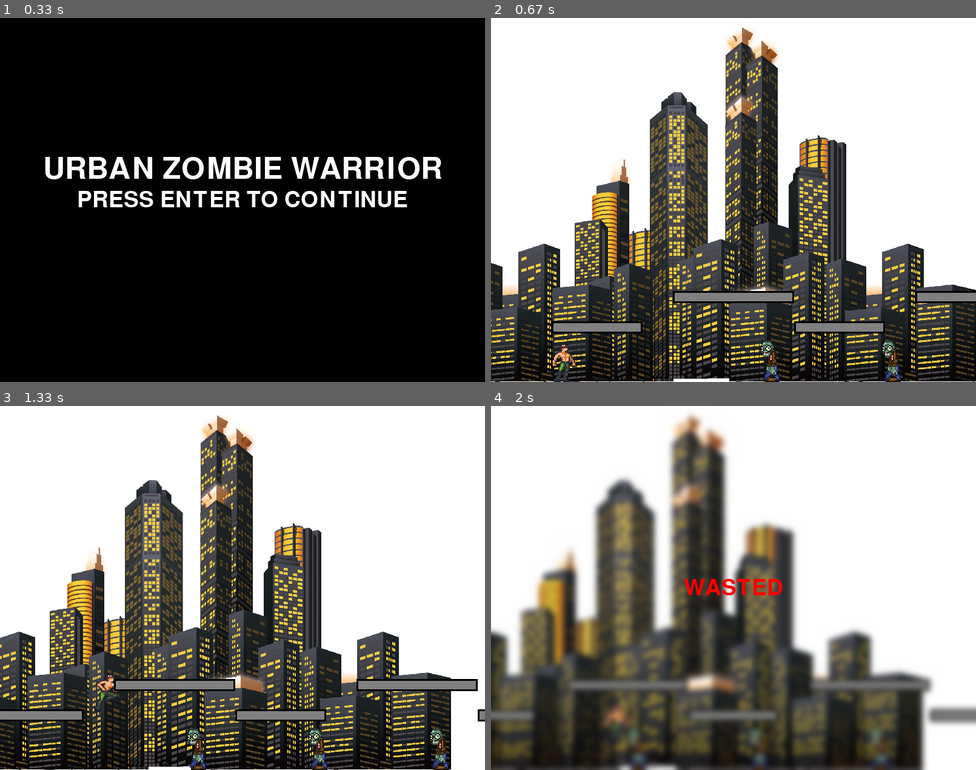
Above: before the commit, frames 1-4 (two rows, left to right).
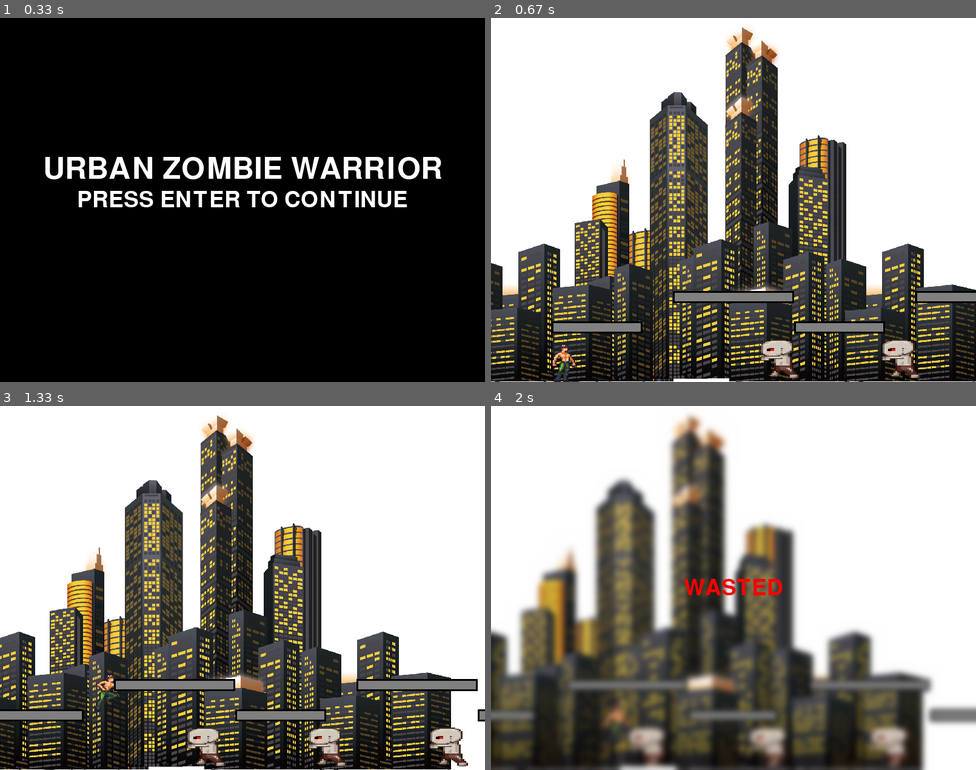
Above: after the commit, the same moments.

Repository: teddyvere/SuperPy.Game
Game: pygame game, started from Game/main.py
Same seed, same stepped clock (60 frames per second), same inputs: the game is played once before the commit and once after it.
Inputs:
- Up to frame 1 (0.33 s): no input
- Up to frame 2 (0.67 s): tap Enter at 0.33 s
- Up to frame 3 (1.33 s): hold D 0.67-1.13 s; hold W from 1.17 s (still down)
- Up to frame 4 (2 s): release W at 1.47 s; hold D 1.5-1.97 s

Frame 1 is identical in both runs. In frame 2, 1.2% of the frame differs, in the area x 55-89%, y 88-100%; in frame 3, 1.9%; in frame 4, 2.3%, in the area x 28-87%, y 87-100%.

Commit message:
zombies animated, jamp animation added

Diff:
--- a/Game/main.py
+++ b/Game/main.py
@@ -39,7 +39,6 @@
         self.image = self.images[self.index]
         self.rect = self.image.get_rect()
         self.rect.topleft = (x, y)
-
         # Player movement properties
         self.velocity = pygame.math.Vector2(0, 0)
         self.speed = 2
@@ -49,7 +48,6 @@
         self.fall_gravity = 0.25
         self.on_ground = True
         self.jump_pressed = False  # Flag to avoid holding jump
-
         # Animation properties
         self.animation_timer = 0  # Timer for frame updating
         self.animation_speed = 150  # Milliseconds for each frame
@@ -106,7 +104,6 @@
                 self.index = 0
                 self.image = self.images[self.index]
 
-
             # Flip the image based on the direction of movement
             if self.velocity.x < 0:  # Moving left
                 self.image = pygame.transform.flip(self.images[self.index], True, False)  # Flip horizontally
@@ -116,14 +113,19 @@
 class Zombie(pygame.sprite.Sprite):
     def __init__(self, x, y):
         super().__init__()
-        self.original_image = pygame.transform.scale(zombie1_image, (32, 70))  # Store the original (non-flipped) image
-        self.image = self.original_image  # Initially set the current image to the original
+        self.images = [pygame.transform.scale(pygame.image.load(f'animation/zombie/zombie_walk{i}.png'),(64,64)) for i in range(2)]
+        self.index = 0
+        self.image = self.images[self.index]
         self.rect = self.image.get_rect()
         self.rect.topleft = (x, y)
         self.velocity = 2.5  # Speed of the zombie
         self.move_direction = 1
         self.boundary_left = x - 250  # Left boundary
         self.boundary_right = x + 50  # Right boundary
+        # Animation properties
+        self.animation_timer = 0  # Timer for frame updating
+        self.animation_speed = 150  # Milliseconds for each frame
+        self.last_update = pygame.time.get_ticks()  # Last update time
 
     def update(self):
         # Move back and forth
@@ -139,9 +141,29 @@
 
         # Flip the image based on the direction of movement
         if self.move_direction >= 0:  # Moving left
-            self.image = pygame.transform.flip(self.original_image, True, False)  # Flip horizontally
+            self.image = pygame.transform.flip(self.image, True, False)  # Flip horizontally
         else:  # Moving right
-            self.image = self.original_image  # Use the original image
+            self.image = self.image  # Use the original image
+
+        self.animate()
+
+    def animate(self):
+        current_time = pygame.time.get_ticks()
+        # Check if it's time to update the frame
+        if current_time - self.last_update > self.animation_speed:
+            self.last_update = current_time
+
+        # Update the frame index regardless of velocity to constantly animate zombie walk
+            self.index = (self.index + 1) % len(self.images)
+            self.image = self.images[self.index]
+
+        # Flip the image based on the direction of movement
+        if self.move_direction == -1:  # Moving left
+            self.image = pygame.transform.flip(self.images[self.index], True, False)  # Flip horizontally
+        else:  # Moving right
+            self.image = self.images[self.index]  # Use the original image
+
+
 
 
 class Platform(pygame.sprite.Sprite):
Not shown, changed: Game/.DS_Store
